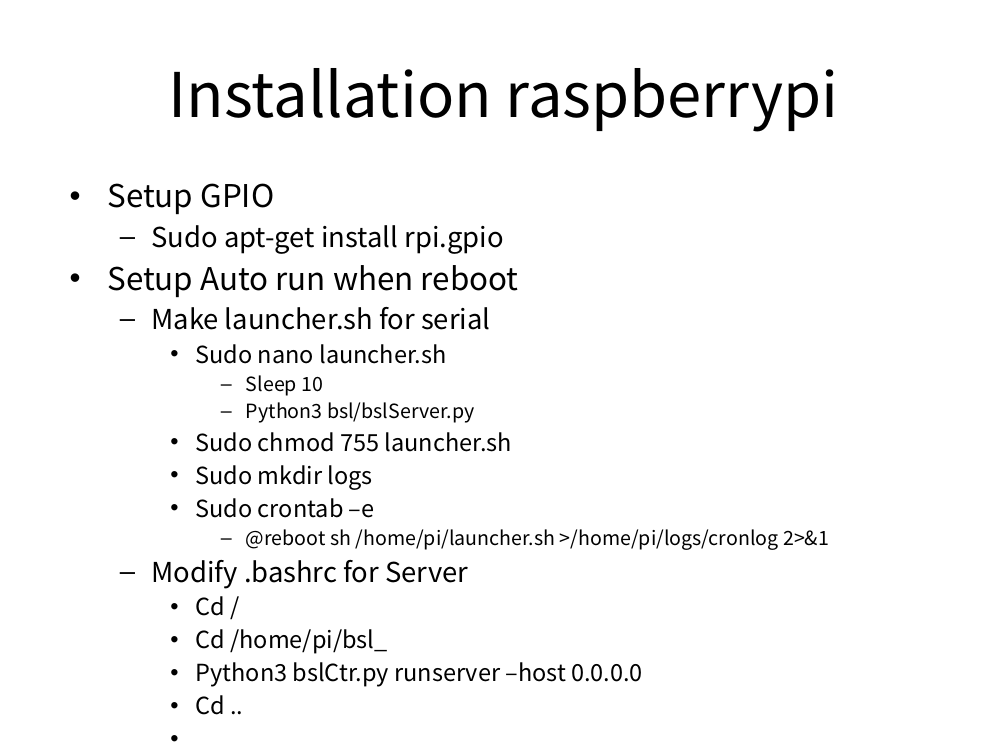
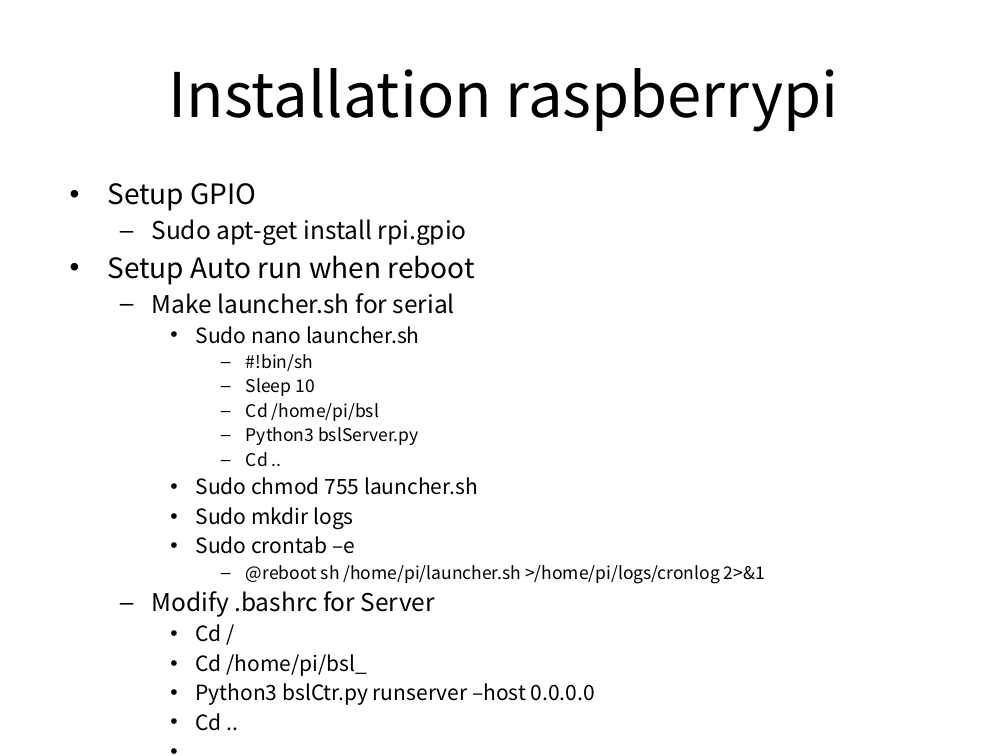
Before and after one commit to ihong9059/newBsl, a slide deck: slide 8 of Gateway Setup Manual.pptx. Drawn at 1008x756 pixels with LibreOffice and Linux fonts; fonts in the diff are those of the drawing. Boxes give left, top, right and bottom in pixels: in the first picture for what was removed or moved away, otherwise in the second. Text is boxed around its words. In the diff, an @@ line names an element or a change of style, - is before the commit and + after.

```diff
--- a/Gateway Setup Manual.pptx
+++ b/Gateway Setup Manual.pptx
@@ text at <box>107,183,765,731</box>: size 22.4 to 20 pt in "Setup GPIO", "Setup Auto run when reboot"; size 19.6 to 17.5 pt in "Sudo apt-get install rpi.gpio", "Make launcher.sh for serial", "Modify .bashrc for Server"; size 16.8 to 15 pt in "Sudo nano launcher.sh", "Sudo chmod 755 launcher.sh", "Sudo mkdir logs", "Sudo crontab –e" and 4 more places; size 14 to 12.5 pt in "Sleep 10", "@reboot sh /home/pi/launcher.sh >/home/pi/logs/cronlog 2>&1" @@
@@ text at <box>246,354,313,371</box>: paragraph added @@
+      – #!bin/sh
@@ text at <box>246,403,418,467</box>: text changed; size 14 to 12.5 pt @@
-      – Python3 bsl/bslServer.py
+      – Cd /home/pi/bsl
+      – Python3 bslServer.py
+      – Cd ..
```
Also in this commit, not shown: 4 other files.
